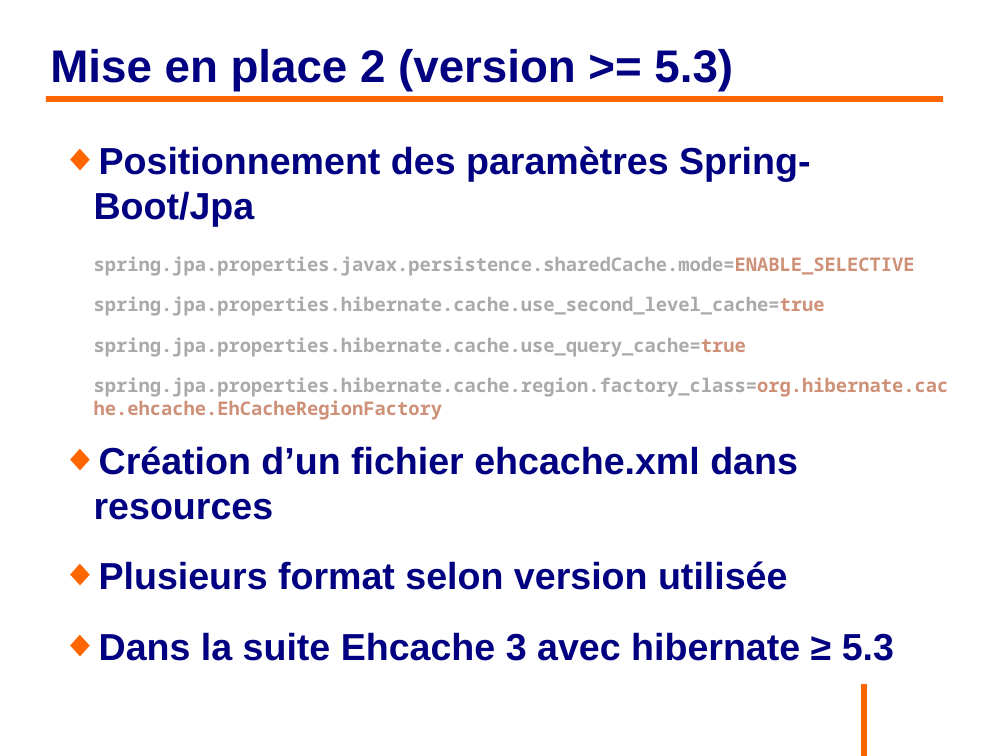
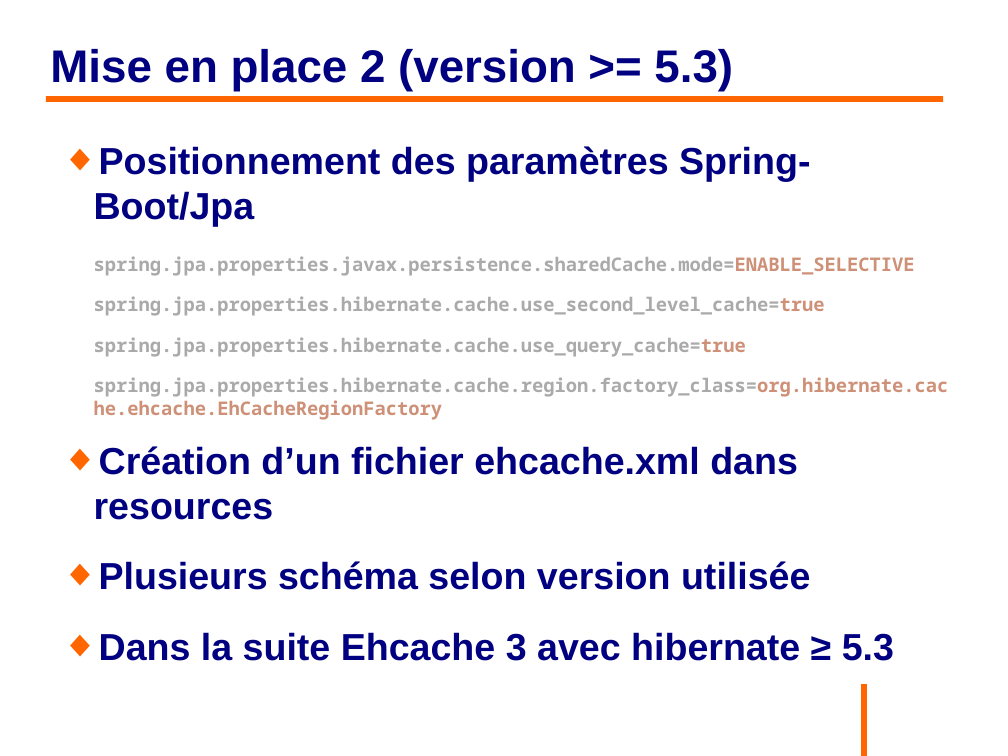
Before and after one commit to philphils/formation-hibernate-avancee, a slide deck: slide 51 of Documentation/diapo_formation_hibernate_avancee.odp (slide 50 before the commit). Drawn at 1008x756 pixels with LibreOffice and Linux fonts; fonts in the diff are those of the drawing; background and template pictures are left out. Boxes give left, top, right and bottom in pixels: in the first picture for what was removed or moved away, otherwise in the second. Text is boxed around its words. In the diff, an @@ line names an element or a change of style, - is before the commit and + after.

```diff
--- a/Documentation/diapo_formation_hibernate_avancee.odp
+++ b/Documentation/diapo_formation_hibernate_avancee.odp
@@ text at (x1=99, y1=561, x2=810, y2=590): text changed @@
-◆ Plusieurs format selon version utilisée
+◆ Plusieurs schéma selon version utilisée
```
Also in this commit, not shown: 1 other slide changed, 1 slide added.
